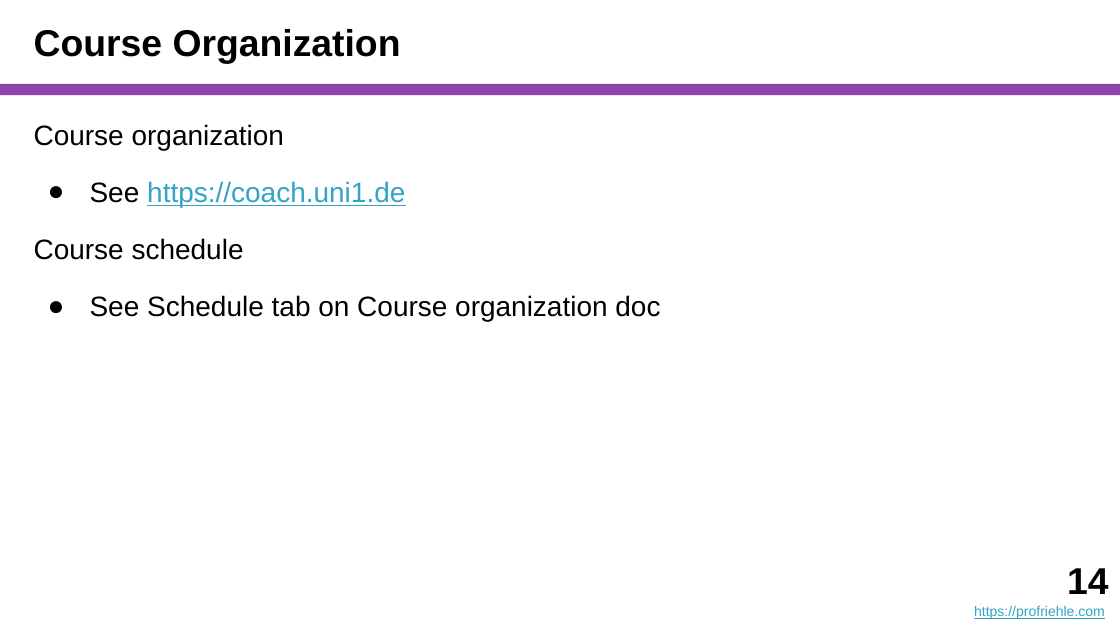
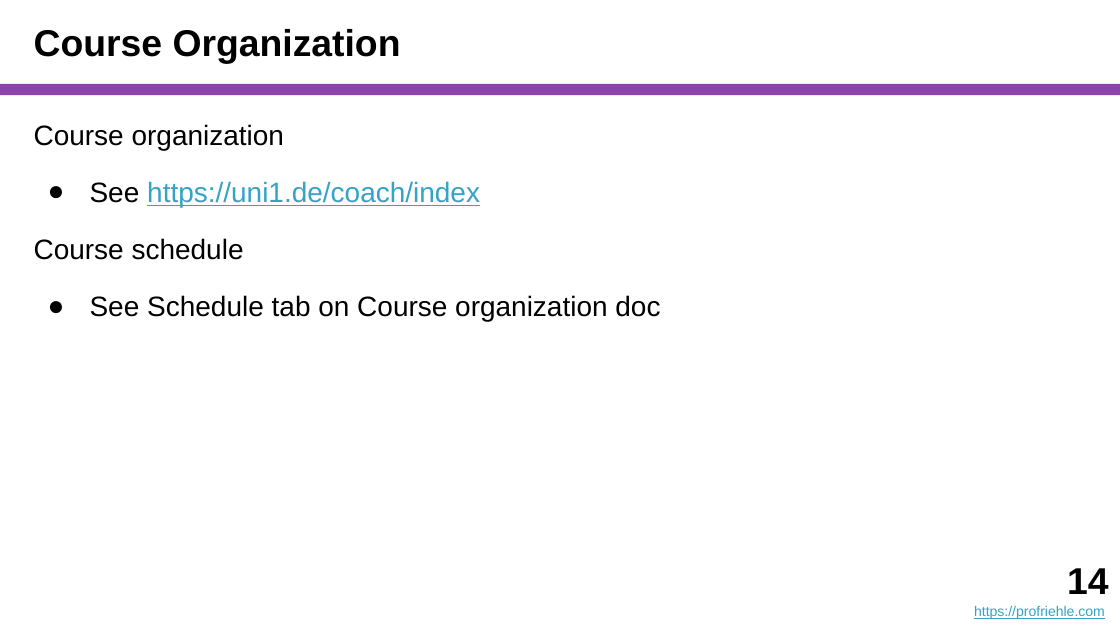
Before and after one commit to dirkriehle/coach-course, a slide deck: slide 14 of Lecture Slides/COACH A01 - Introduction.pptx. Drawn at 1120x630 pixels with LibreOffice and Linux fonts; fonts in the diff are those of the drawing. Boxes give left, top, right and bottom in pixels: in the first picture for what was removed or moved away, otherwise in the second. Text is boxed around its words. In the diff, an @@ line names an element or a change of style, - is before the commit and + after.

```diff
--- a/Lecture Slides/COACH A01 - Introduction.pptx
+++ b/Lecture Slides/COACH A01 - Introduction.pptx
@@ text at (90, 181, 480, 207): text changed @@
-● See https://coach.uni1.de
+● See https://uni1.de/coach/index
```
Also in this commit, not shown: 1 other slide changed, 5 other files.
